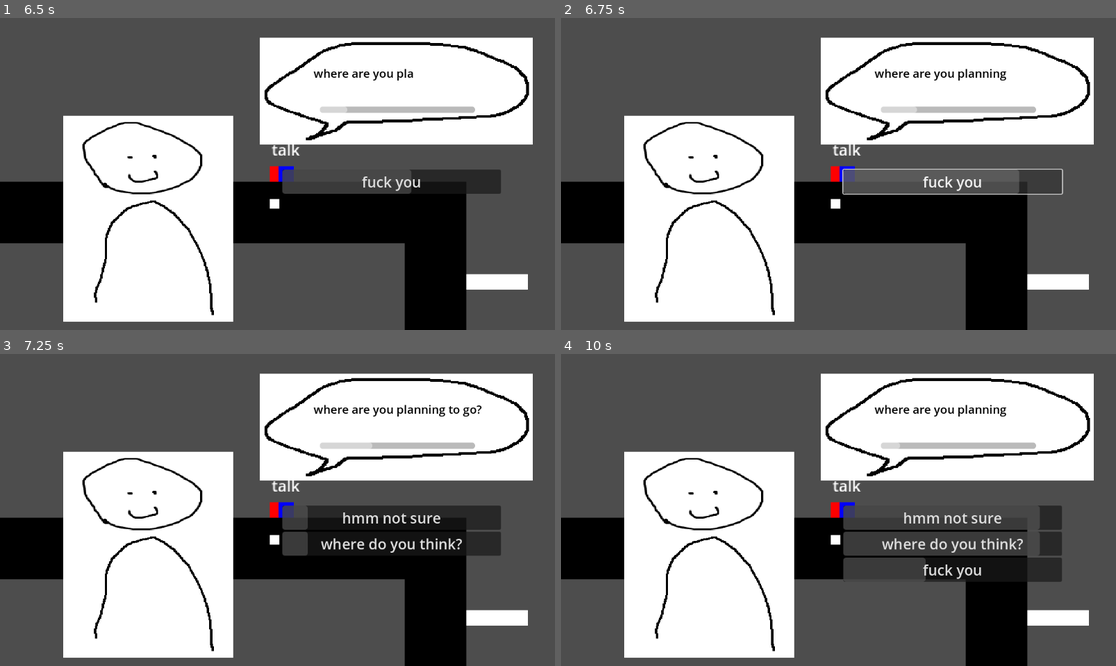
Above: before the commit, frames 1-4 (two rows, left to right).
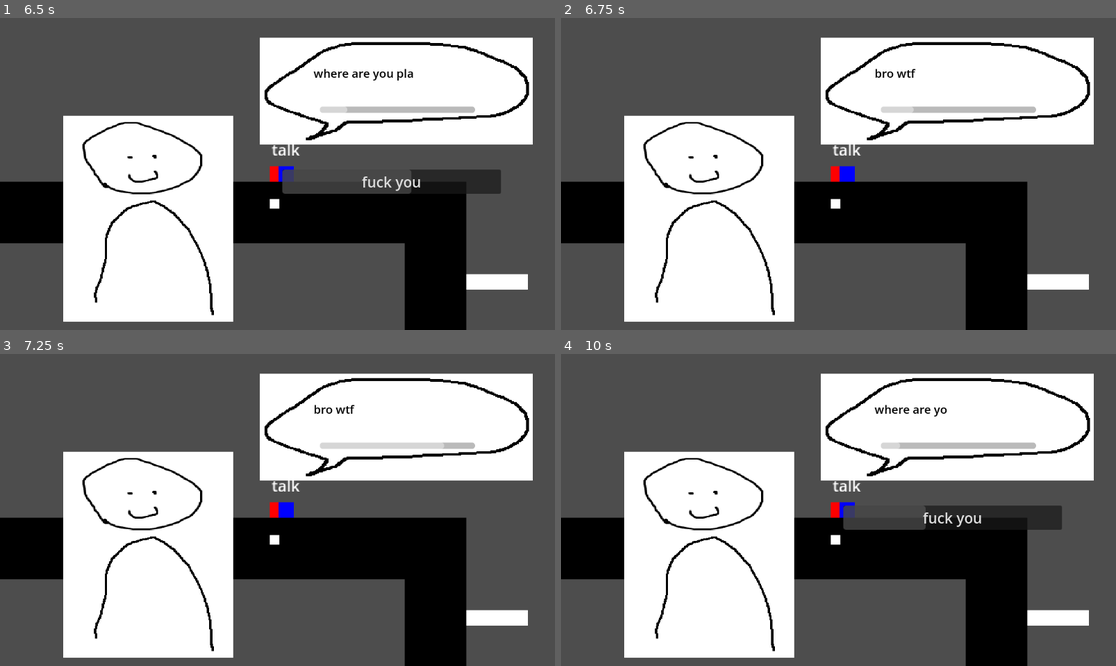
Above: after the commit, the same moments.

Repository: Lukko-Digital/upwell
Game: Godot game, scene res://src/main.tscn
The game is run twice, just before and just after one commit, with the same random seed, the same clock (stepped at 60 frames per second) and the same inputs.
Inputs (mouse positions are in pixels of both pictures, inside the frame that each line leads up to):
- Up to frame 1 (6.5 s): tap Enter at 0.5, 5.75 s; move the mouse to (399, 158) at 0.52 s; hold Right mouse button (attract) 0.53-1.28 s; hold D (right) 0.53-2.03 s; tap Space (jump) at 0.77, 1.52, 3.02, 3.77, 4.52, 5, 6.02 s; move the mouse to (166, 189) at 1.27 s; tap Q (interact) at 1.35, 4.35 s; move the mouse to (333, 105) at 2.02 s; hold A (left) 2.03-2.78 s; hold E (recall) 2.03-2.78 s; move the mouse to (249, 236) at 2.77 s; hold D (right) 2.78-4.28 s; click (249, 236) at 2.85 s; move the mouse to (444, 220) at 3.52 s; hold Right mouse button (attract) 3.53-4.28 s; move the mouse to (111, 127) at 4.27 s; hold A (left) 4.28-5.03 s; move the mouse to (305, 174) at 5.02 s; hold D (right) 5.03-5.78 s; hold E (recall) 5.03-5.78 s; move the mouse to (194, 96) at 5.77 s; hold A (left) from 5.78 s (still down); click (194, 96) at 5.85 s
- Up to frame 2 (6.75 s): release A (left) at 6.5 s; click "fuck you" at 6.5 s
- Up to frame 3 (7.25 s): no input
- Up to frame 4 (10 s): move the mouse to (960, 494) at 7.27 s; hold A (left) 7.28-8.03 s; hold Right mouse button (attract) 7.28-8.03 s; tap Space (jump) at 7.52, 8.27, 9.77 s; move the mouse to (727, 525) at 8.02 s; hold D (right) from 8.03 s (still down); tap Q (interact) at 8.1 s; move the mouse to (894, 441) at 8.77 s; hold E (recall) 8.78-9.53 s; move the mouse to (810, 572) at 9.52 s; click (810, 572) at 9.6 s

Frame 1 is identical in both runs. In frame 2, 2.2% of the frame differs, in the area x 50-91%, y 16-57%; in frame 3, 3.9%; in frame 4, 6.3%, in the area x 50-91%, y 16-74%.

Commit message:
responses are clickable and progress to next branch

Diff:
--- a/src/dialogue/dialogue_ui.gd
+++ b/src/dialogue/dialogue_ui.gd
@@ -17,11 +17,11 @@
 
 var current_conversation: Conversation
 var display_in_progress: bool = false
+var response_button_queue := {}
+var next_branch: String
 
 func _ready():
-	for button in response_box.get_children():
-		response_box.remove_child(button)
-		button.queue_free()
+	clear_responses()
 
 func _process(_delta):
 	animate_duration_bar()
@@ -32,23 +32,16 @@
 	play_branch(default_branch)
 
 func play_branch(branch_id: String):
+	clear_responses()
 	var branch: ConversationBranch = current_conversation.branches[branch_id]
 	var display_time = branch.dialogue_line.length() * TEXT_SPEED
 
 	label.text = branch.dialogue_line
 	duration_timer.start(display_time * branch.duration)
+	next_branch = branch.next_branch_id
 	for response in branch.responses:
 		spawn_reponse(response, display_time)
-
 	animate_display()
-
-	await duration_timer.timeout
-
-	var next = branch.next_branch_id
-	if next == "EXIT":
-		exit_dialogue()
-	else:
-		play_branch(next)
 
 func animate_display():
 	label.visible_characters = 0
@@ -58,15 +51,28 @@
 		await display_timer.timeout
 
 func spawn_reponse(response: Response, display_time: float):
+	var instance: ResponseButton = response_button_scene.instantiate()
+	response_button_queue[instance] = null
 	await get_tree().create_timer(response.spawn_time * display_time).timeout
-	var instance: ResponseButton = response_button_scene.instantiate()
+
+	if not response_button_queue.has(instance):
+		return
+
+	response_button_queue.erase(instance)
 	instance.text = response.response_text
 	var despawn_time_seconds = (
 		response.despawn_time * display_time if response.despawn_time != INF
 		else duration_timer.time_left
 	)
-	instance.start(despawn_time_seconds)
+	instance.start(despawn_time_seconds, response.next_branch_id)
 	response_box.add_child(instance)
+	instance.response_selected.connect(_response_button_pressed)
+
+func clear_responses():
+	response_button_queue.clear()
+	for button in response_box.get_children():
+		response_box.remove_child(button)
+		button.queue_free()
 
 func animate_duration_bar():
 	duration_bar.max_value = duration_timer.wait_time
@@ -74,3 +80,12 @@
 
 func exit_dialogue():
 	pass
+
+func _response_button_pressed(branch_id: String):
+	play_branch(branch_id)
+
+func _on_duration_timer_timeout():
+	if next_branch == "EXIT":
+		exit_dialogue()
+	else:
+		play_branch(next_branch)
--- a/src/dialogue/dialogue_ui.tscn
+++ b/src/dialogue/dialogue_ui.tscn
@@ -66,3 +66,5 @@
 [node name="ResponseButton3" parent="ResponseBox" instance=ExtResource("3_y57cq")]
 layout_mode = 2
 text = "response 3"
+
+[connection signal="timeout" from="DurationTimer" to="." method="_on_duration_timer_timeout"]
--- a/src/dialogue/response_button.gd
+++ b/src/dialogue/response_button.gd
@@ -5,9 +5,13 @@
 @onready var despawn_bar: ProgressBar = $DespawnBar
 
 var despawn_time: float
+var next_branch_id: String
 
-func start(despawn_time_: float):
+signal response_selected(next_branch_id)
+
+func start(despawn_time_: float, next_branch_id_: String):
 	despawn_time = despawn_time_
+	next_branch_id = next_branch_id_
 
 func _ready() -> void:
 	despawn_timer.start(despawn_time)
@@ -20,3 +24,6 @@
 func _on_despawn_timer_timeout() -> void:
 	get_parent().remove_child(self)
 	queue_free()
+
+func _on_pressed():
+	response_selected.emit(next_branch_id)
--- a/src/dialogue/response_button.tscn
+++ b/src/dialogue/response_button.tscn
@@ -21,4 +21,5 @@
 [node name="DespawnTimer" type="Timer" parent="."]
 one_shot = true
 
+[connection signal="pressed" from="." to="." method="_on_pressed"]
 [connection signal="timeout" from="DespawnTimer" to="." method="_on_despawn_timer_timeout"]
